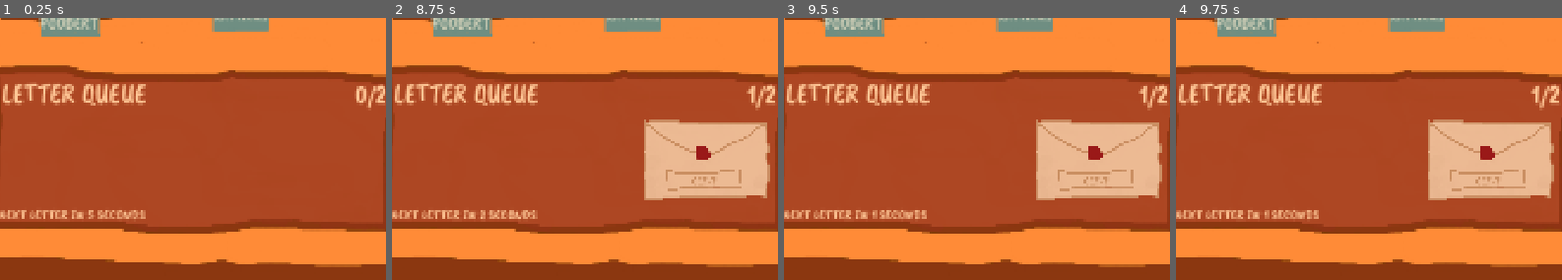
Above: before the commit, frames 1-4 (left to right).
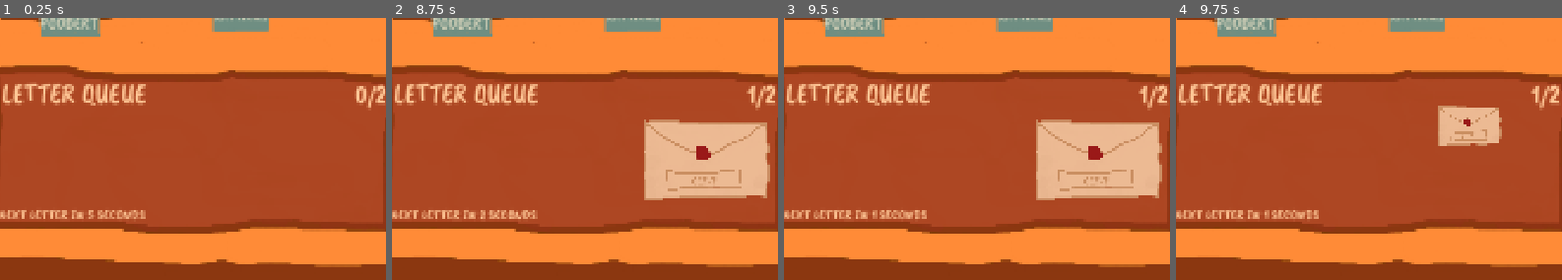
Above: after the commit, the same moments.

Repository: Nathan5471/ancient-terra-mail
Game: Godot game, scene res://main.tscn
Same seed, same stepped clock (60 frames per second), same inputs: the game is played once before the commit and once after it. The project has no main scene, so this scene is started directly.
Inputs (mouse positions are % of the whole screen's width and height, from its top left):
- Up to frame 1 (0.25 s): no input
- Up to frame 2 (8.75 s): click "BUY" at 0.5 s; tap Enter at 1.25, 3.5, 5.75 s; move the mouse to (73, 45) at 1.27 s; hold Right 1.28-2.03 s; tap Alt every 1.5 s from 1.35 to 7.35 s; click (73, 45) at 1.42 s; move the mouse to (30, 56) at 2.02 s; hold Down 2.03-2.78 s; tap Shift every 1.5 s from 2.1 to 8.1 s; click (30, 56) at 2.17 s; tap Space at 2.75, 4.25, 6.5 s; move the mouse to (61, 28) at 2.77 s; hold Right 2.78-3.53 s; click (61, 28) at 2.92 s; move the mouse to (45, 71) at 3.52 s; hold Up 3.53-4.28 s; click (45, 71) at 3.67 s; move the mouse to (81, 66) at 4.27 s; hold Left 4.28-5.78 s; click (81, 66) at 4.42 s; move the mouse to (20, 35) at 5.02 s; click (20, 35) at 5.17 s; move the mouse to (56, 50) at 5.77 s; hold Down 5.78-6.53 s; click (56, 50) at 5.92 s; move the mouse to (35, 25) at 6.52 s; hold Right 6.53-7.28 s; click (35, 25) at 6.67 s; move the mouse to (73, 45) at 7.27 s; hold Up 7.28-8.03 s; click (73, 45) at 7.42 s; move the mouse to (30, 56) at 8.02 s; hold Right from 8.03 s (still down); click (30, 56) at 8.17 s
- Up to frame 3 (9.5 s): move the mouse to (61, 28) at 8.77 s; release Right at 8.78 s; hold Down from 8.78 s (still down); tap Alt at 8.85 s; click (61, 28) at 8.92 s
- Up to frame 4 (9.75 s): move the mouse to (45, 71) at 9.52 s; release Down at 9.53 s; hold Left from 9.53 s (still down); tap Shift at 9.6 s; click (45, 71) at 9.67 s
The pictures show only the part of the screen within x 7-57%, y 50-100%; the shares and areas given below are measured in that part.

Frames 1-3 are identical in both runs. In frame 4, 9.3% of the frame differs, in the area x 65-98%, y 33-70%.

Commit message:
Add picking up letters

Diff:
--- a/scenes/letter.tscn
+++ b/scenes/letter.tscn
@@ -32,3 +32,5 @@
 [node name="CollisionShape2D" type="CollisionShape2D" parent="Area2D" unique_id=1327464988]
 position = Vector2(-3, 0.5)
 shape = SubResource("RectangleShape2D_gqpgd")
+
+[connection signal="input_event" from="Area2D" to="." method="_on_area_2d_input_event"]
--- a/scripts/cardManager.gd
+++ b/scripts/cardManager.gd
@@ -1,12 +1,34 @@
 extends Node2D
 
 var recipient = "POOBERT"
+var canBePickedUp = true
+var pickedUp = false
+var savedPosition: Vector2
+var savedScale: Vector2
 @onready var label = $Label
 
-func setRecipient(name: String) -> void:
+func setRecipient(name: String, newCanBePickedUp: bool) -> void:
 	recipient = name
+	canBePickedUp = newCanBePickedUp
 	if (label):
 		label.text = recipient
 
 func _ready() -> void:
 	label.text = recipient
+
+func _on_area_2d_input_event(viewport: Node, event: InputEvent, shape_idx: int) -> void:
+	if !(event is InputEventMouseButton && event.pressed && event.button_index == MOUSE_BUTTON_LEFT):
+		return
+	if (canBePickedUp and !pickedUp):
+		savedPosition = position
+		savedScale = scale
+		pickedUp = true
+		scale = Vector2(.11, .11)
+	elif (canBePickedUp and pickedUp):
+		pickedUp = false
+		scale = savedScale
+		position = savedPosition
+
+func _process(delta: float) -> void:
+	if pickedUp:
+		position = get_global_mouse_position()
--- a/scripts/manager.gd
+++ b/scripts/manager.gd
@@ -19,7 +19,7 @@
 	var recipient = names[randi_range(0, 6)]
 	var letter = letterScene.instantiate()
 	letterQueue.add_child(letter)
-	letter.setRecipient(recipient)
+	letter.setRecipient(recipient, lettersInQueue.size() == 0)
 	letter.z_index = maxLettersInQueue - lettersInQueue.size()
 	letter.position = Vector2(-30-100*lettersInQueue.size(), 230)
 	return letter
